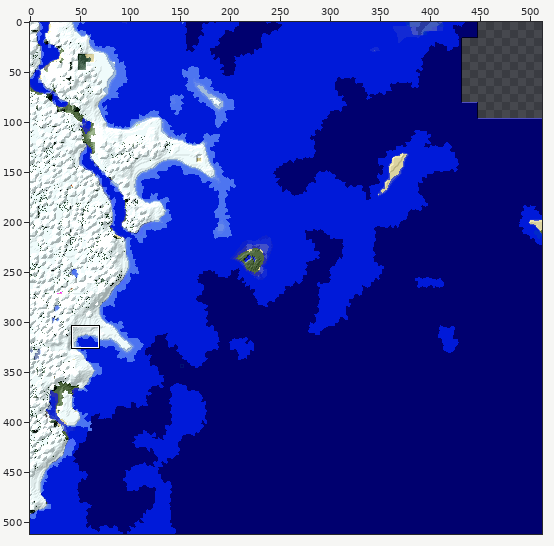
One commit to this sprite sheet: tile.-13.-1.png. Above, an overview of the earlier version with the close-up marked.
Close-up. Before:
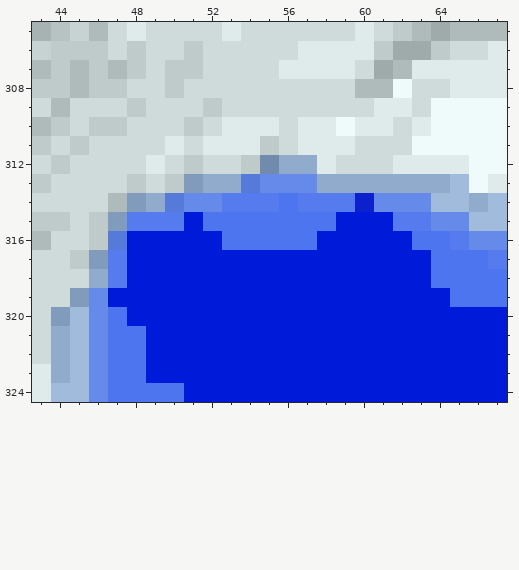
The file is 512x512 pixels. Colours within 5 levels of each other are drawn and written as one. Shown: x 43..67, y 305..324. The commit also changed other parts of the picture, which this record leaves out.
New version:
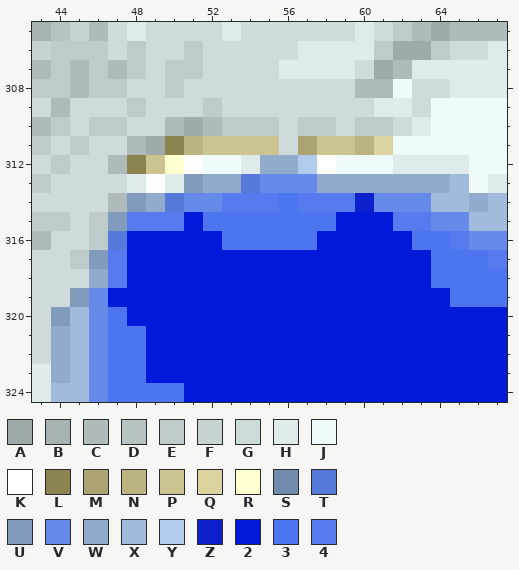
Palette (. is transparent): A #9fabab  B #a7b3b3  C #afbbbb  D #b7c3c3  E #bfcbcb  F #c7d3d3  G #cfdbdb  H #dfebeb  J #effbfb  K #ffffff  L #8b8350  M #aba370  N #bbb380  P #cbc390  Q #dbd3a0  R #ffffd0  S #708bab  T #567ada  U #809bbb  V #668aea  W #90abcb  X #a0bbdb  Y #b0cbeb  Z #0c20cc  2 #001ad9  3 #4d75f0  4 #557bee
Diff:
y 310: x 50..55 GEGHHH -> CACEEE; x 57..61 HHJHH -> EEGEE
y 311: x 48..55 GGHGHHHE -> CALNPPPP; x 57..62 HHHGGG -> MPPNQJ
y 312: x 47..55 GGHGEGGES -> CLPRKJJHW; x 57..61 WHGGG -> YKJJJ
y 313: x 48..50 EGE -> HKH
Pixel boxes of the changes (left, top, right, bottom) in both close-ups:
changed: (108, 117, 412, 193)
